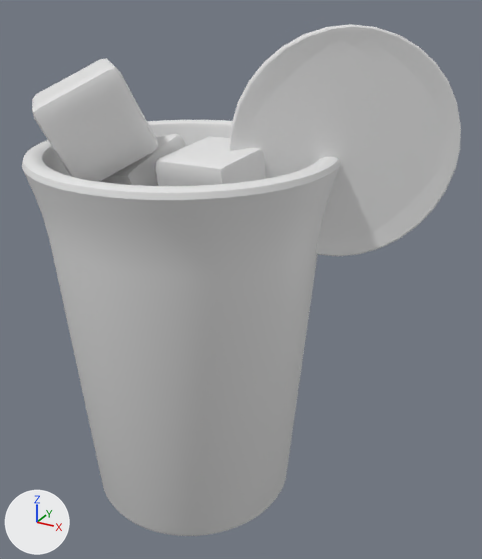
A saved change to the OBJ model public/assets/drink-baked/blog0095.obj.
The view is the same before and after, from a 50 mm camera at (3.42, -5.13, 5.07) aimed at (0.54, 0.1, 2.46). The axes (+X, +Y, +Z) are drawn at lower left. The lights are the same throughout. The picture after the commit comes second. Where no turn or scale is listed for an object, it has been applied to the vertices.
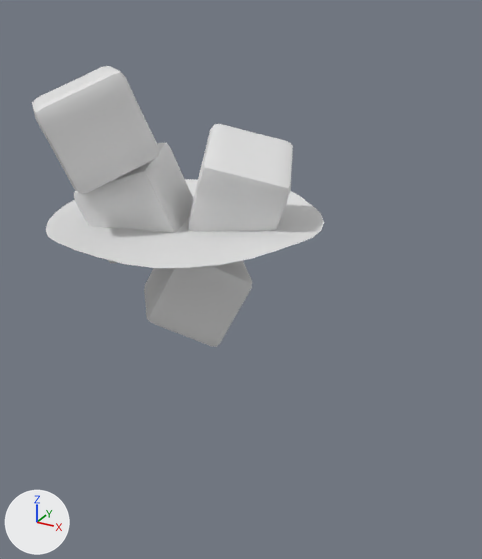
Pixel boxes (x1, y1, x2, y2) of what changed, in the pictures (482 x 559 px; the box of a moved part takes in the faces that stretch with it):
'Cylinder', deleted: before (22, 120, 340, 536)
'Circle.001', deleted: before (229, 24, 461, 256)
'Cube.003', reshaped: before (32, 58, 158, 182); after (32, 66, 159, 194)
'Cube.002', reshaped: before (155, 136, 266, 186); after (187, 124, 293, 232)
'Cube.001', reshaped: before (100, 134, 186, 186); after (74, 143, 194, 263)
part 1 of me_cube, moved or reshaped (not visible before): after (144, 260, 252, 347)
part 5 of me_plane, moved or reshaped (not visible before): after (46, 179, 324, 268)

The change, as a diff of the scene's bpy script:
```diff
--- a/public/assets/drink-baked/blog0095.obj.py
+++ b/public/assets/drink-baked/blog0095.obj.py
@@ me_cube @@
 # used by ob_cube; location = (0.0, 0.0, 0.0)
-me_cube.from_pydata(...)  # 386 vertices, 384 faces; spans x -0.645..0.629, y -0.636..0.615, z 1.789..2.879
+me_cube.from_pydata(...)  # 386 vertices, 384 faces; spans x -0.57..0.679, y -0.553..0.65, z 1.775..2.814
+# me_cube part 1: the whole mesh is multiplied about its middle by the matrix ((-0.937, -0.333, 0.102), (-0.02, 0.343, 0.939), (-0.348, 0.878, -0.328)), then moved by (0.063, 0.059, -0.039)
@@ me_cube_001 @@
 # used by ob_cube_001; location = (0.0, 0.0, 0.0)
-me_cube_001.from_pydata(...)  # 386 vertices, 384 faces; spans x -0.985..0.049, y -0.513..0.56, z 2.672..3.775
+me_cube_001.from_pydata(...)  # 386 vertices, 384 faces; spans x -0.994..0.129, y -0.71..0.363, z 2.633..3.691
+# me_cube_001 part 2: the whole mesh is multiplied about its middle by the matrix ((0.896, -0.417, -0.154), (0.439, 0.884, 0.161), (0.069, -0.212, 0.975)), then moved by (0.035, -0.197, -0.061)
@@ me_cube_002 @@
 # used by ob_cube_002; location = (0.0, 0.0, 0.0)
-me_cube_002.from_pydata(...)  # 386 vertices, 384 faces; spans x -0.046..0.895, y -0.558..0.404, z 2.904..3.816
+me_cube_002.from_pydata(...)  # 386 vertices, 384 faces; spans x -0.095..1.084, y -0.383..0.745, z 2.793..3.893
+# me_cube_002 part 3: the whole mesh is multiplied about its middle by the matrix ((0.195, -0.936, 0.294), (-0.178, -0.328, -0.928), (0.965, 0.128, -0.23)), then moved by (0.07, 0.258, -0.017)
@@ me_cube_003 @@
 # used by ob_cube_003; location = (0.0, 0.0, 0.0)
-me_cube_003.from_pydata(...)  # 386 vertices, 384 faces; spans x -1.233..-0.009, y -1.102..0.121, z 3.449..4.468
+me_cube_003.from_pydata(...)  # 386 vertices, 384 faces; spans x -1.161..0.054, y -1.167..0.037, z 3.416..4.438
+# me_cube_003 part 4: the whole mesh is multiplied about its middle by the matrix ((0.517, -0.51, -0.687), (-0.431, 0.539, -0.724), (0.739, 0.671, 0.059)), then moved by (0.067, -0.075, -0.032)
@@ me_plane @@
 # used by ob_plane; location = (0.0, 0.0, 0.0)
-me_plane.from_pydata(...)  # 240 vertices, 64 faces; spans x -1.3..1.3, y -1.31..1.31, z 3.02..3.09
+me_plane.from_pydata(...)  # 210 vertices, 155 faces; spans x -1.31..1.31, y -1.31..1.31, z 3.01..3.09
+# me_plane part 5: 2 vertices moved within x -0.67..0.67, y -1.12..1.12, z 3.05; 202 vertices removed from x -1.3..1.3, y -1.3..1.3, z 3.02..3.08; 172 vertices added at x -1.31..1.31, y -1.31..1.31, z 3.01..3.08
@@ ob_circle_001 @@
-ob_circle_001 = bpy.data.objects.new('Circle.001', me_circle_001)
-ob_circle_001.location = (0.0, 0.0, 0.0)
@@ ob_cylinder @@
-ob_cylinder = bpy.data.objects.new('Cylinder', me_cylinder)
-ob_cylinder.location = (0.0, 0.0, 0.0)
```
